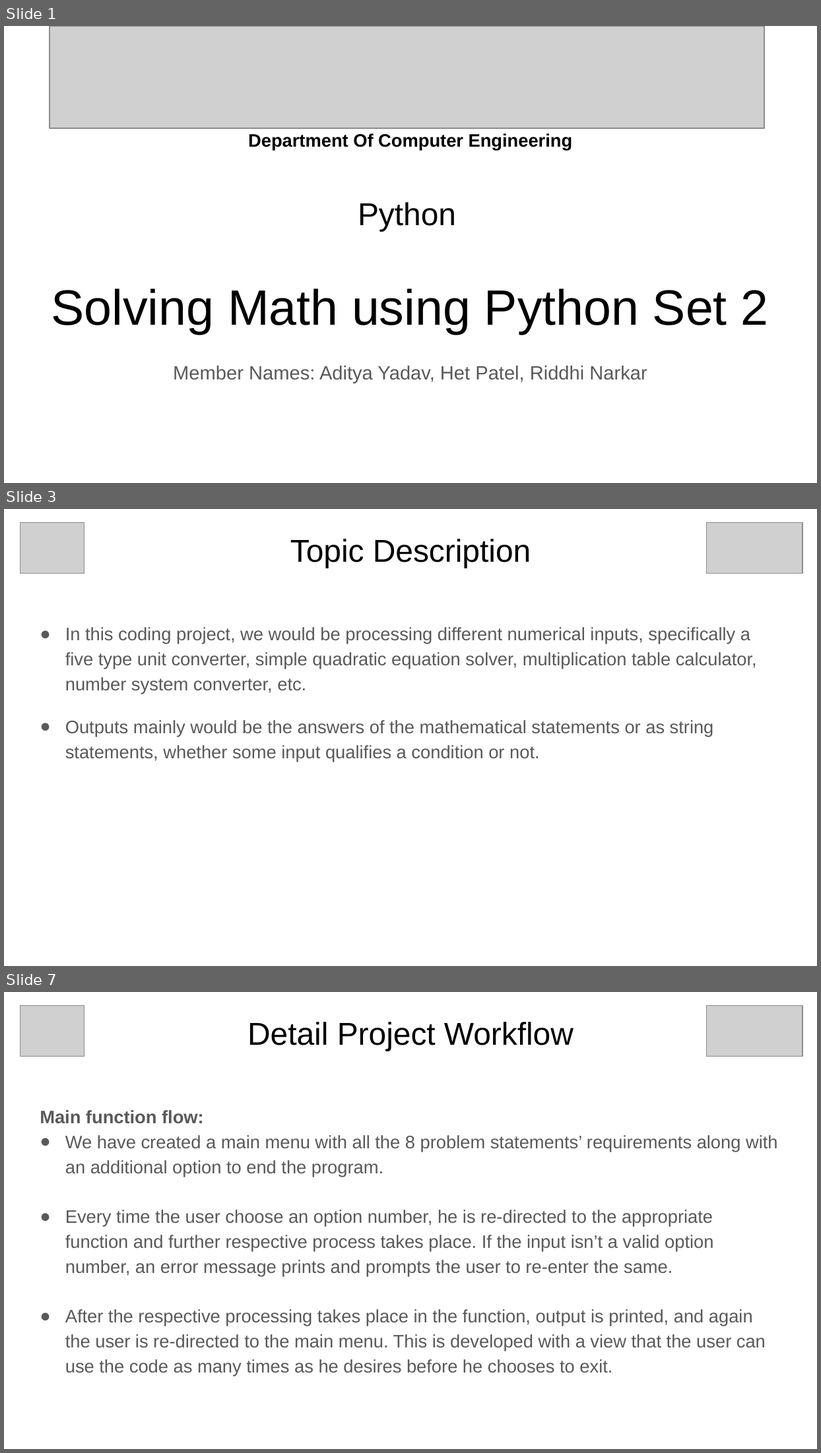
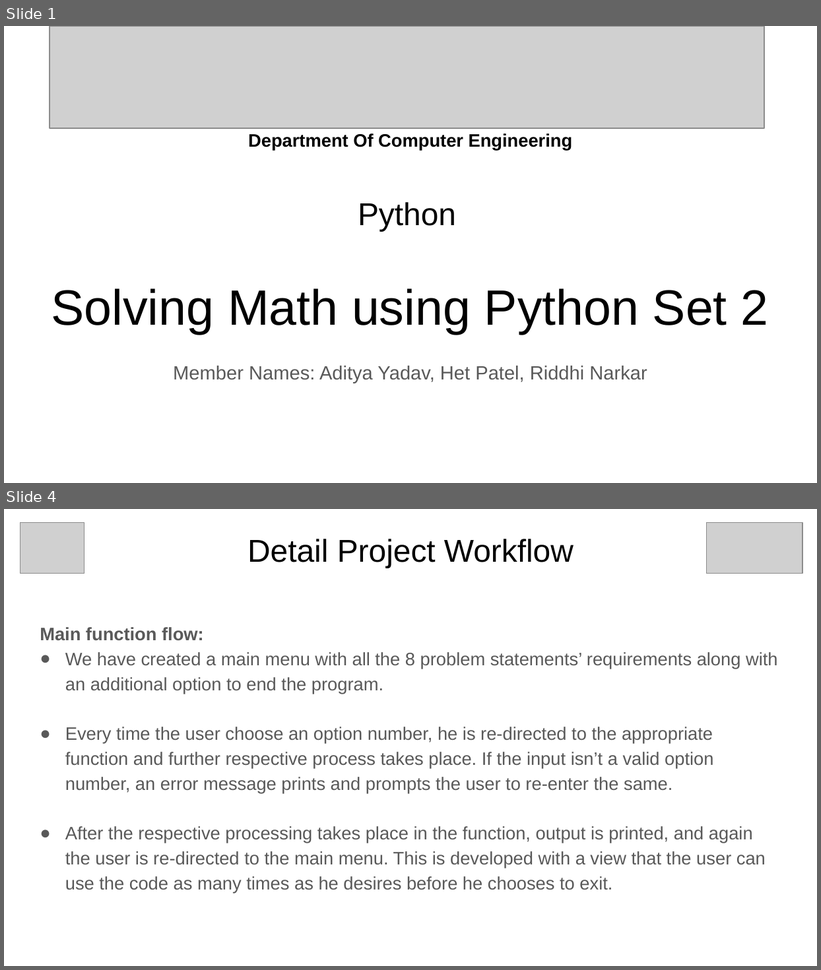
Before and after one commit to grey-hat2003/internship-project, a slide deck: docs/PyPptB2_5.pptx. Shown one above the other, each under a label of ours: slides 1, 3 and 7 before the commit, slides 1 and 4 after it; the slides between them are not shown. The pictures are 821x1453 and 821x970 pixels, drawn with LibreOffice and Linux fonts; fonts in the diff are those of the drawing; grey boxes stand for pictures. Boxes give left, top, right and bottom in pixels: in the first picture for what was removed or moved away, otherwise in the second. Text is boxed around its words. In the diff, an @@ line names an element or a change of style, - is before the commit and + after.

```diff
--- a/docs/PyPptB2_5.pptx
+++ b/docs/PyPptB2_5.pptx
@@ slide 3 removed at bbox=[4, 509, 817, 966], background #FFFFFF @@
@@ picture removed at bbox=[20, 523, 84, 574] @@
@@ picture removed at bbox=[706, 523, 803, 574] @@
@@ title removed at bbox=[290, 539, 531, 568] @@
-Topic Description
@@ text removed at bbox=[65, 627, 757, 762] @@
-● In this coding project, we would be processing different numerical inputs, specifically a five type unit converter, simple quadratic equation solver, multiplication table calculator, number system converter, etc.
-● Outputs mainly would be the answers of the mathematical statements or as string statements, whether some input qualifies a condition or not.
@@ what was slide 7 is now slide 4 @@
```
Also in this commit, not shown: 2 slides changed, 3 other slides removed, 1 other file.
